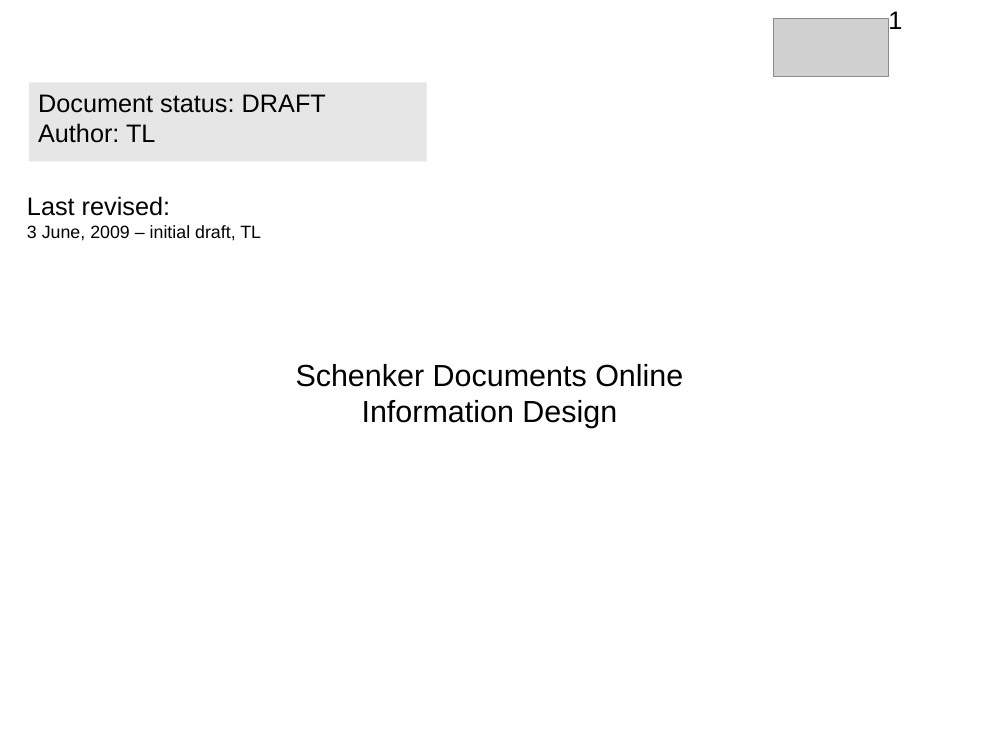
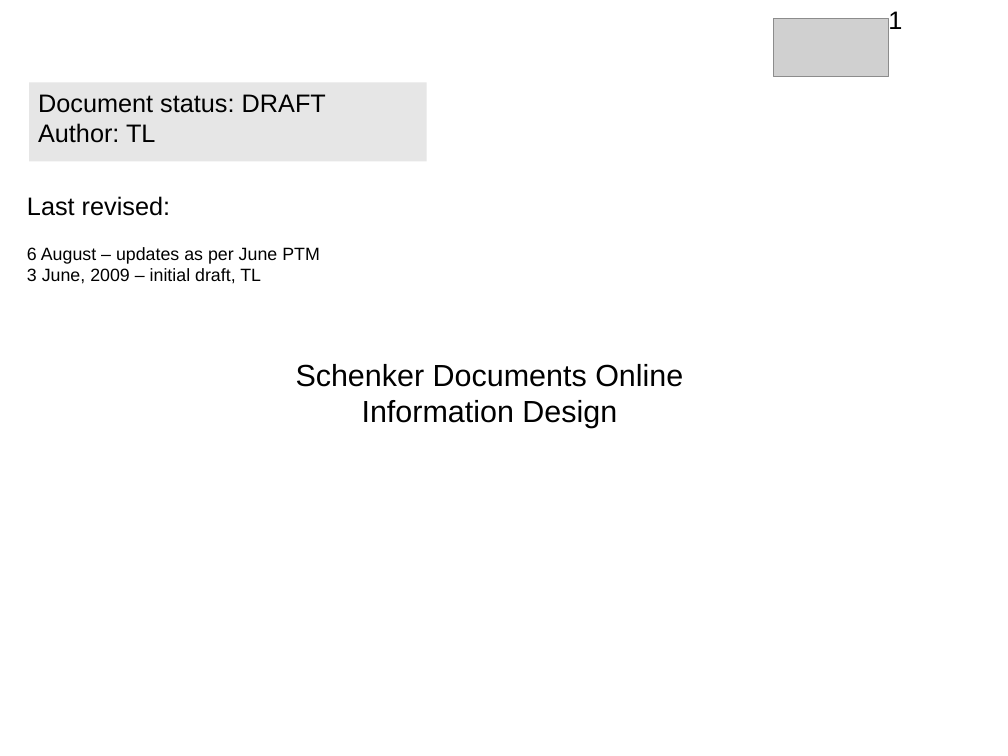
Before and after one commit to kingsdigitallab/sdo, a slide deck: slide 1 of analysis/wireframes/IA-wireframes.odp. Drawn at 1008x756 pixels with LibreOffice and Linux fonts; fonts in the diff are those of the drawing; grey boxes stand for pictures. Boxes give left, top, right and bottom in pixels: in the first picture for what was removed or moved away, otherwise in the second. Text is boxed around its words. In the diff, an @@ line names an element or a change of style, - is before the commit and + after.

```diff
--- a/analysis/wireframes/IA-wireframes.odp
+++ b/analysis/wireframes/IA-wireframes.odp
@@ text at (27,247,320,264): paragraph added @@
+6 August – updates as per June PTM
```
Also in this commit, not shown: 2 other slides changed, 2 slides added, 2 other files.
